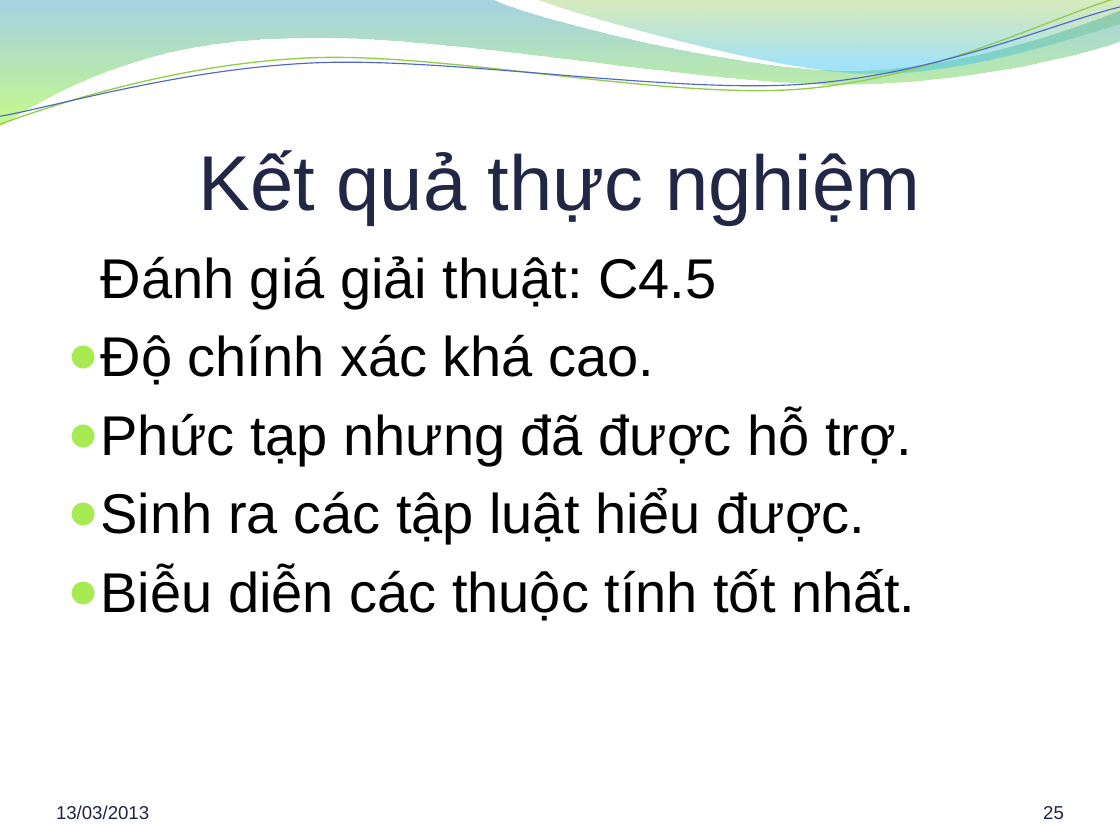
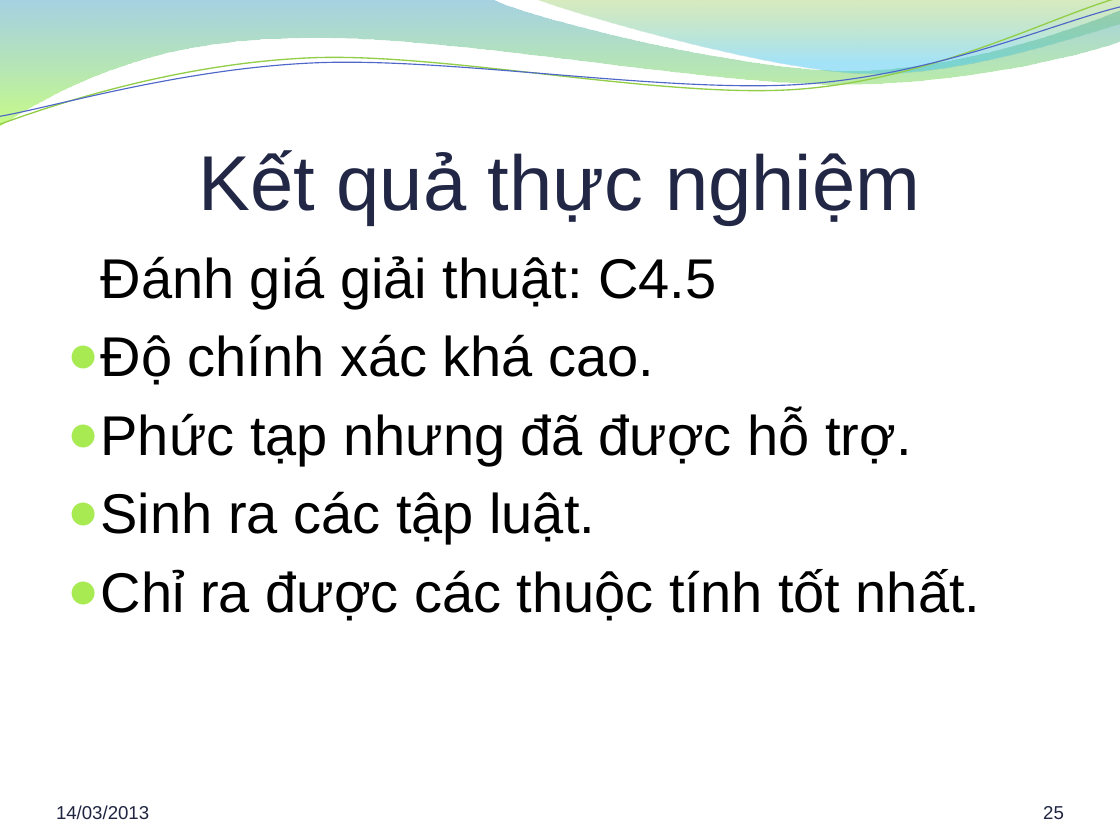
Before and after one commit to hung94it/benhvien, a slide deck: slide 25 of Diabetes/Documents/Report/Bao cao khoa luan.pptx. Drawn at 1120x840 pixels with LibreOffice and Linux fonts; fonts in the diff are those of the drawing; background and template pictures are left out. Boxes give left, top, right and bottom in pixels: in the first picture for what was removed or moved away, otherwise in the second. Text is boxed around its words. In the diff, an @@ line names an element or a change of style, - is before the commit and + after.

```diff
--- a/Diabetes/Documents/Report/Bao cao khoa luan.pptx
+++ b/Diabetes/Documents/Report/Bao cao khoa luan.pptx
@@ text at bbox=[101, 491, 980, 621]: text changed @@
-● Sinh ra các tập luật hiểu được.
-● Biễu diễn các thuộc tính tốt nhất.
+● Sinh ra các tập luật.
+● Chỉ ra được các thuộc tính tốt nhất.
@@ text at bbox=[56, 805, 149, 820]: text changed @@
-13/03/2013
+14/03/2013
```
Also in this commit, not shown: 30 other slides changed, 1 slide added, 1 slide removed, 1 other file.
